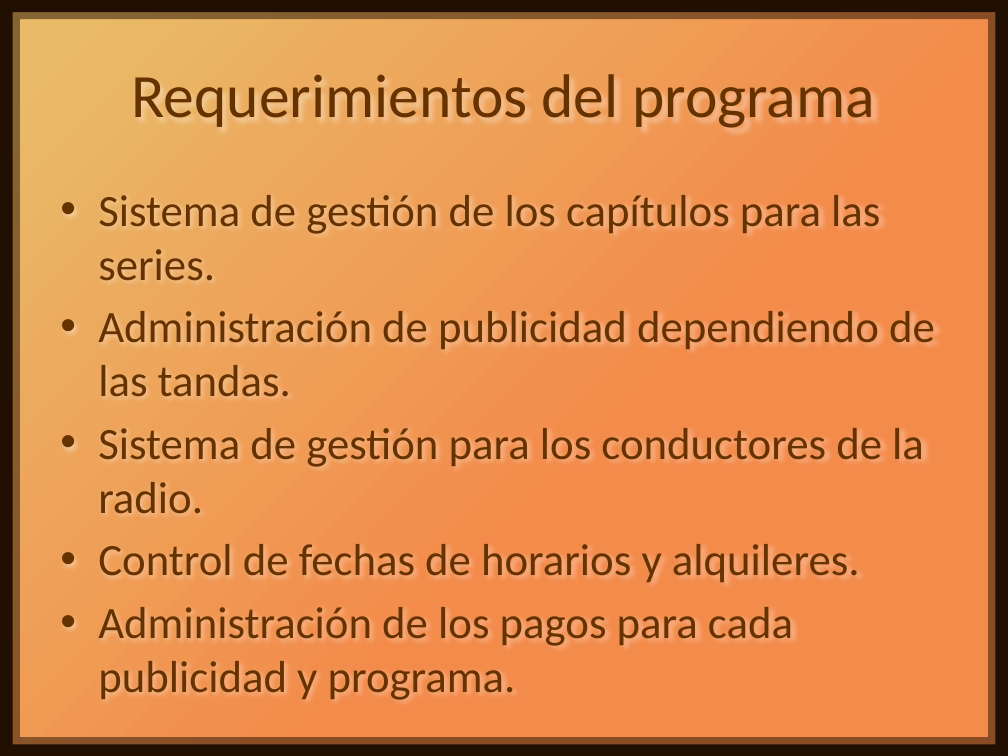
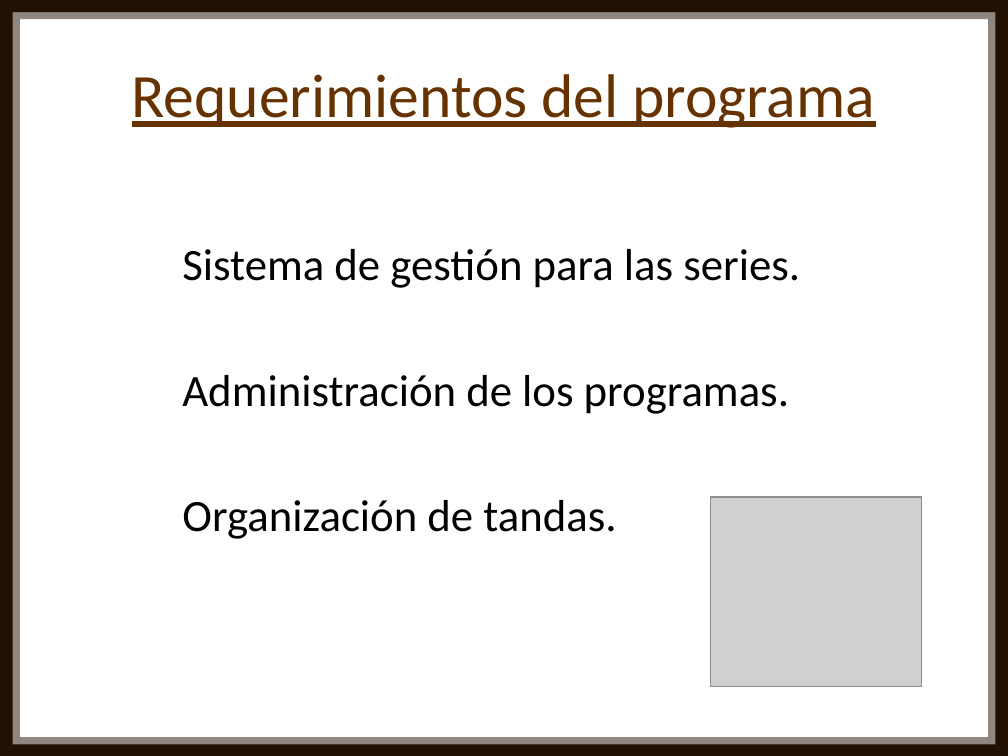
Before and after one commit to Nahuel2998/Nu-CaBuPa, a slide deck: slide 6 of Proyecto/Presentación Nu-CaBuPa.pptx (slide 7 before the commit). Drawn at 1008x756 pixels with LibreOffice and Linux fonts; fonts in the diff are those of the drawing; grey boxes stand for pictures. Boxes give left, top, right and bottom in pixels: in the first picture for what was removed or moved away, otherwise in the second. Text is boxed around its words. In the diff, an @@ line names an element or a change of style, - is before the commit and + after.

```diff
--- a/Proyecto/Presentación Nu-CaBuPa.pptx
+++ b/Proyecto/Presentación Nu-CaBuPa.pptx
@@ background gradient #F38B4B to #E9BB69 to #FFFFFF @@
@@ title "Requerimientos del programa" at (132, 74, 876, 128): underline on @@
@@ text at (182, 249, 800, 539): text changed; text colour #663300 to #000000 @@
-• Sistema de gestión de los capítulos para las series.
-• Administración de publicidad dependiendo de las tandas.
-• Sistema de gestión para los conductores de la radio.
-• Control de fechas de horarios y alquileres.
-• Administración de los pagos para cada publicidad y programa.
+Sistema de gestión para las series.
+Administración de los programas.
+Organización de tandas.
@@ picture added at (711, 497, 922, 686) @@
```
Also in this commit, not shown: 5 other slides changed, 7 slides added, 13 slides removed.
